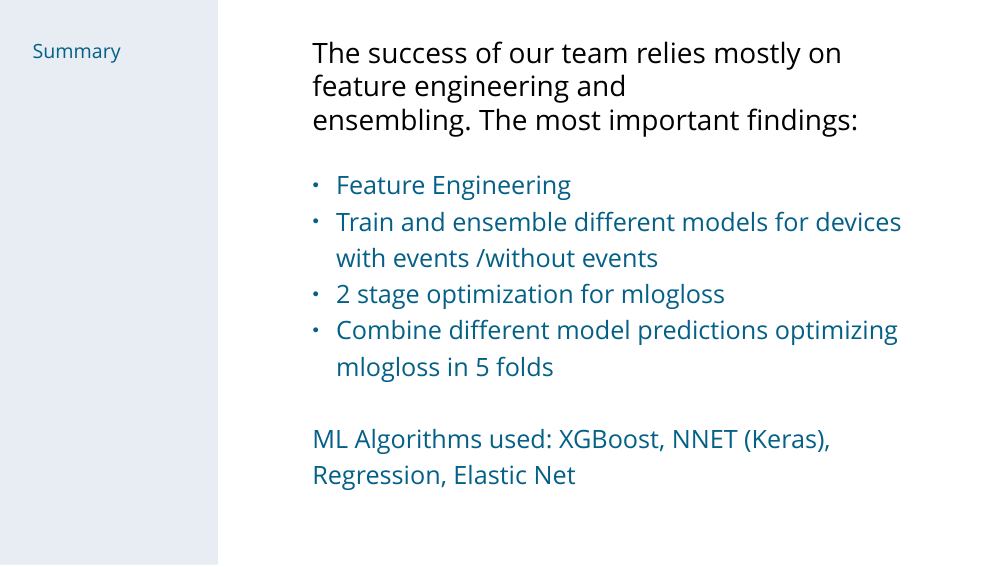
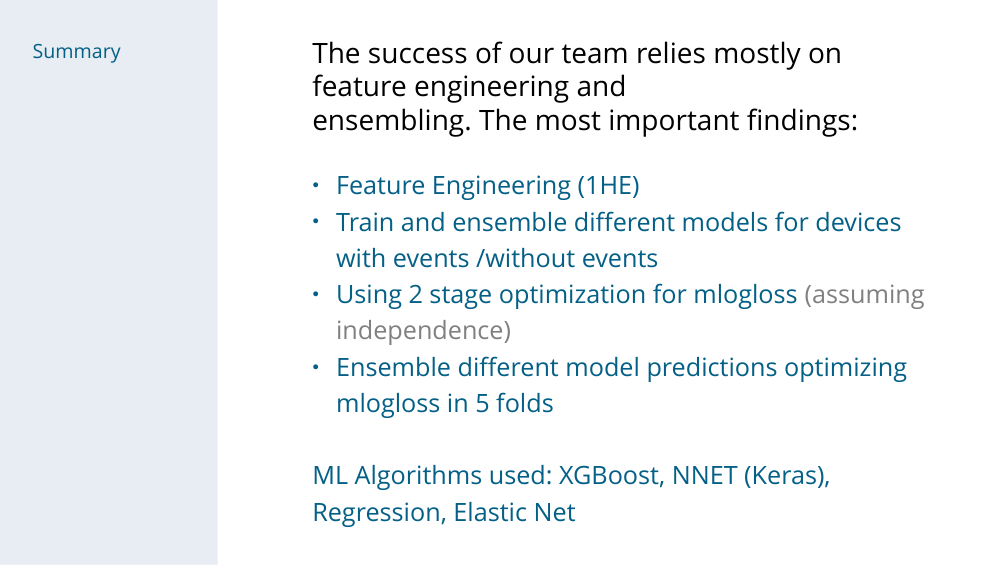
Before and after one commit to chechir/talking_data, a slide deck: slide 4 of brussels/deck_overview_detail.odp. Drawn at 1008x567 pixels with LibreOffice and Linux fonts; fonts in the diff are those of the drawing. Boxes give left, top, right and bottom in pixels: in the first picture for what was removed or moved away, otherwise in the second. Text is boxed around its words. In the diff, an @@ line names an element or a change of style, - is before the commit and + after.

```diff
--- a/brussels/deck_overview_detail.odp
+++ b/brussels/deck_overview_detail.odp
@@ text at (x1=336, y1=175, x2=640, y2=200): text changed @@
-● Feature Engineering
+● Feature Engineering (1HE)
@@ text at (x1=336, y1=283, x2=925, y2=418): text changed @@
-● 2 stage optimization for mlogloss
-● Combine different model predictions optimizing mlogloss in 5 folds
+● Using 2 stage optimization for mlogloss (assuming independence)
+● Ensemble different model predictions optimizing mlogloss in 5 folds
```
Also in this commit, not shown: 7 other slides changed, 3 slides added, 5 slides removed, 1 other file.
